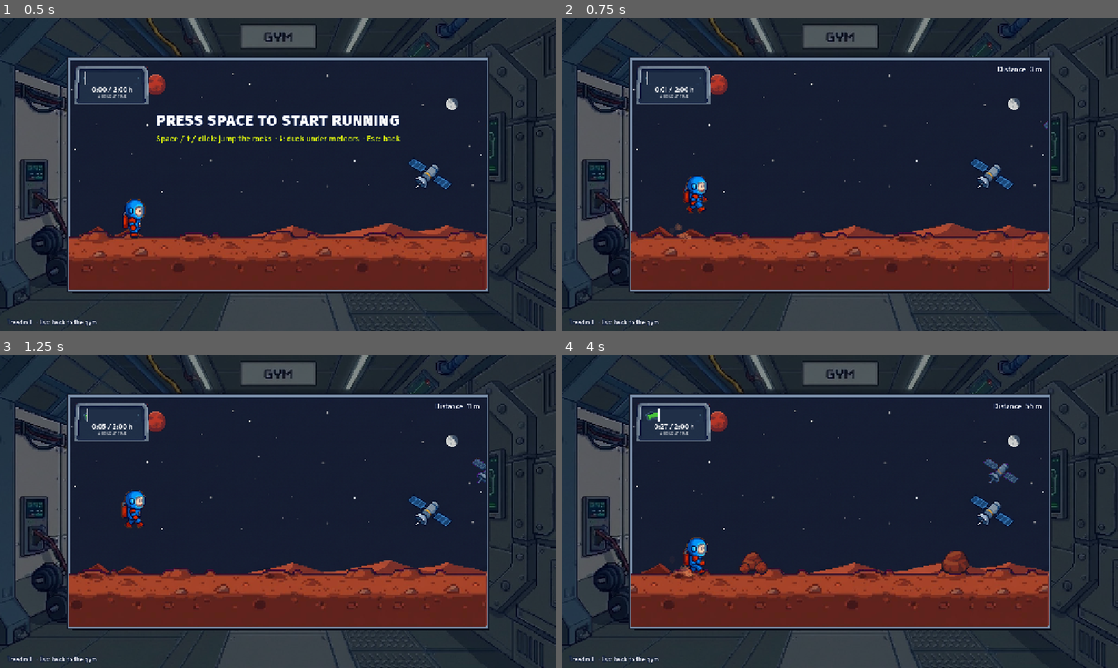
Above: before the commit, frames 1-4 (two rows, left to right).
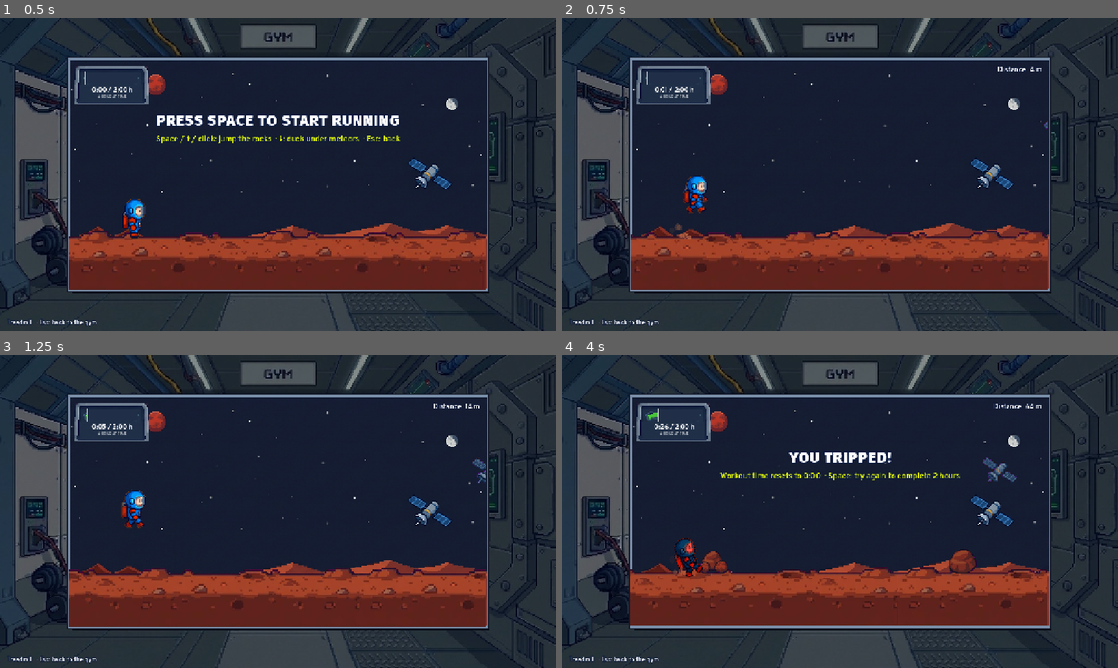
Above: after the commit, the same moments.

Repository: Etiensro/Martians-NasaSpaceAppsChallenge
Game: Godot game, scene res://scenes/interiores/estacion_ares1/modulos/gimnasio/caminadora.tscn
Two runs of this game, one before a commit and one after it. Both use one fixed random seed, a clock stepped at 60 frames per second and the inputs below. This scene is started directly instead of the project's main scene.
Inputs (mouse positions are in pixels of both pictures, inside the frame that each line leads up to):
- Up to frame 1 (0.5 s): no input
- Up to frame 2 (0.75 s): tap Space at 0.5 s; move the mouse to (962, 158) at 0.52 s; hold D from 0.53 s (still down); tap E at 0.6 s; click (962, 158) at 0.67 s
- Up to frame 3 (1.25 s): keep holding D; tap Enter (ui_accept) at 0.77 s
- Up to frame 4 (4 s): move the mouse to (728, 527) at 1.27 s; release D at 1.28 s; hold S 1.28-2.03 s; tap Shift at 1.35 s; tap Enter (ui_accept) at 1.52, 3.02, 3.77 s; move the mouse to (895, 442) at 2.02 s; hold D 2.03-2.78 s; tap Space at 2.1 s; move the mouse to (812, 574) at 2.77 s; hold W 2.78-3.53 s; tap E at 2.85 s; click (812, 574) at 2.92 s; move the mouse to (1006, 558) at 3.52 s; hold A from 3.53 s (still down); hold Shift from 3.53 s (still down)

Frame 1 is identical in both runs. In frame 2, 2.2% of the frame differs, in the area x 12-88%, y 15-82%; in frame 3, 2.9%; in frame 4, 5.6%, in the area x 12-88%, y 15-87%.

Commit message:
fix: minijuego de la caminadora más rápido y con más meteoritos

Diff:
--- a/scripts/interiores/estacion_ares1/caminadora.gd
+++ b/scripts/interiores/estacion_ares1/caminadora.gd
@@ -21,12 +21,12 @@
 const PLAYER_SCALE := 1.15
 const GRAVITY := 2700.0
 const JUMP_SPEED := 980.0
-const SPEED_START := 320.0       # px/s del suelo
-const SPEED_MAX := 600.0
+const SPEED_START := 390.0       # px/s del suelo
+const SPEED_MAX := 680.0
 ## La dificultad sube poco a poco: tarda RAMP_SECONDS (de la carrera actual) en llegar al máximo.
 ## Durante las 2 horas (RUN_SECONDS) solo se llega a una parte; después sigue subiendo despacio.
 const RAMP_SECONDS := 60.0
-const METEOR_AFTER := 6.0        # segundos corriendo antes de que salgan meteoritos
+const METEOR_AFTER := 2.5        # segundos corriendo antes de que salgan meteoritos
 const RESTART_DELAY := 0.5       # tras caerse, espera antes de poder volver a empezar
 ## Obstáculos de suelo (se saltan) y de aire (hay que agacharse)
 const GROUND_OBSTACLES := ["rock_m", "rocks"]
@@ -276,7 +276,7 @@
 
 
 func _spawn() -> void:
-	var air := _run_time > METEOR_AFTER and randf() < lerpf(0.12, 0.28, _ramp())
+	var air := _run_time > METEOR_AFTER and randf() < lerpf(0.38, 0.45, _ramp())
 	var kind: String = (AIR_OBSTACLES if air else GROUND_OBSTACLES).pick_random()
 	var n := Sprite2D.new()
 	n.texture = _textures[kind]
@@ -296,7 +296,7 @@
 	_clip.move_child(n, _floors[-1].get_index() + 1)  # delante del suelo, detrás del corredor
 	_obstacles.append({"node": n, "kind": kind, "air": air})
 	var gap := randf_range(lerpf(1.2, 0.85, _ramp()), lerpf(2.0, 1.5, _ramp())) * SPEED_START / speed
-	_spawn_in = gap + (1.4 if air else 0.0)  # tras un meteorito no sale otra cosa enseguida
+	_spawn_in = gap + (1.0 if air else 0.0)  # tras un meteorito no sale otra cosa enseguida
 
 
 ## 0 al empezar a correr, 1 cuando la dificultad está al máximo (sube suave).
